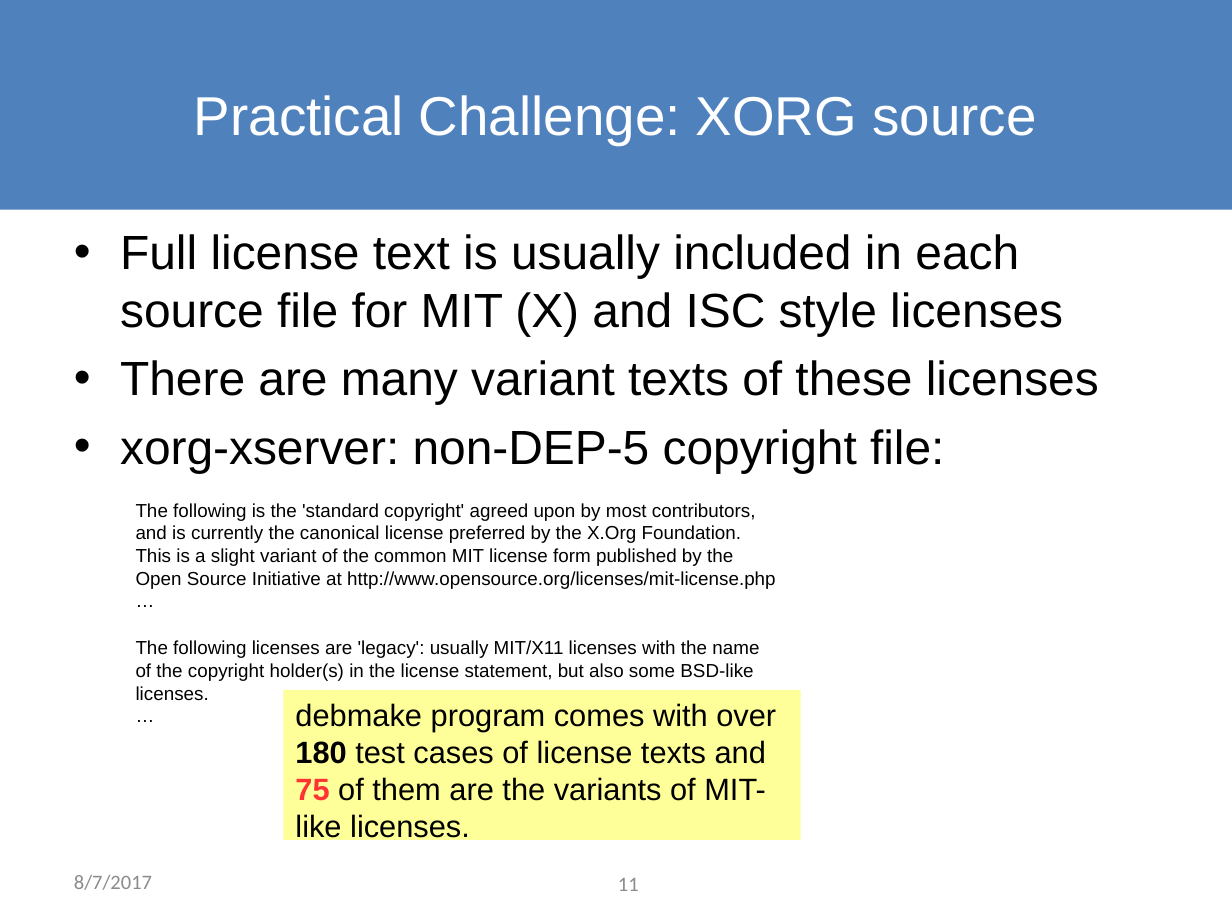
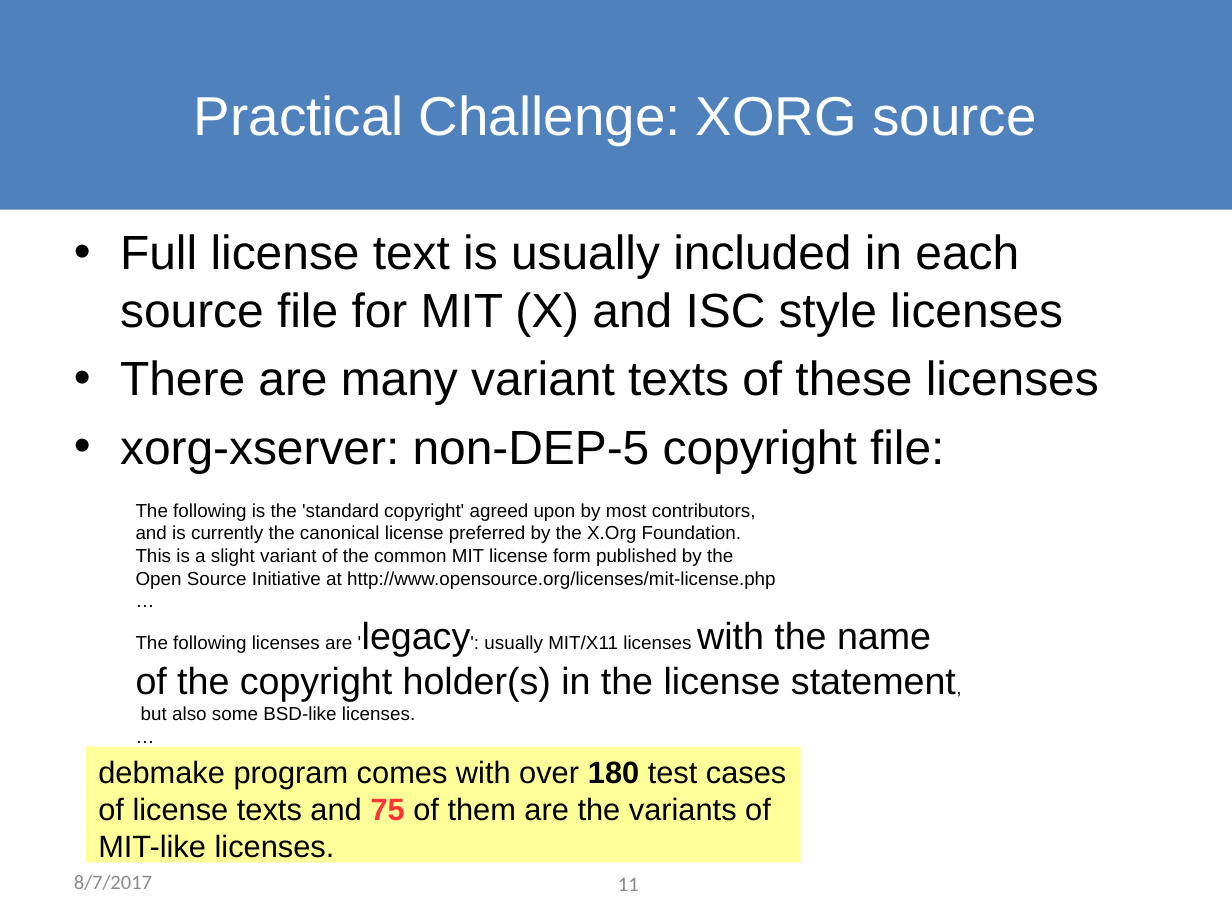
Before and after one commit to osamuaoki/Debconf17-MG-DEP-5, a slide deck: slide 11 of MG-DEP-5.odp. Drawn at 1232x924 pixels with LibreOffice and Linux fonts; fonts in the diff are those of the drawing; background and template pictures are left out. Boxes give left, top, right and bottom in pixels: in the first picture for what was removed or moved away, otherwise in the second. Text is boxed around its words. In the diff, an @@ line names an element or a change of style, - is before the commit and + after.

Commit message:
MOD

```diff
--- a/MG-DEP-5.odp
+++ b/MG-DEP-5.odp
@@ text at (x1=362, y1=621, x2=931, y2=656): size 11 to 22 pt in "'legacy': with the name" @@
@@ text at (x1=136, y1=666, x2=956, y2=721): text changed; size 11 to 22 pt @@
-of the copyright holder(s) in the license statement, but also some BSD-like
-licenses.
+of the copyright holder(s) in the license statement,
+but also some BSD-like licenses.
@@ rectangle "debmake program comes with over ..." resized from (x1=283, y1=690, x2=801, y2=840) to (x1=86, y1=747, x2=801, y2=862) @@
```
Also in this commit, not shown: 4 other slides changed.
